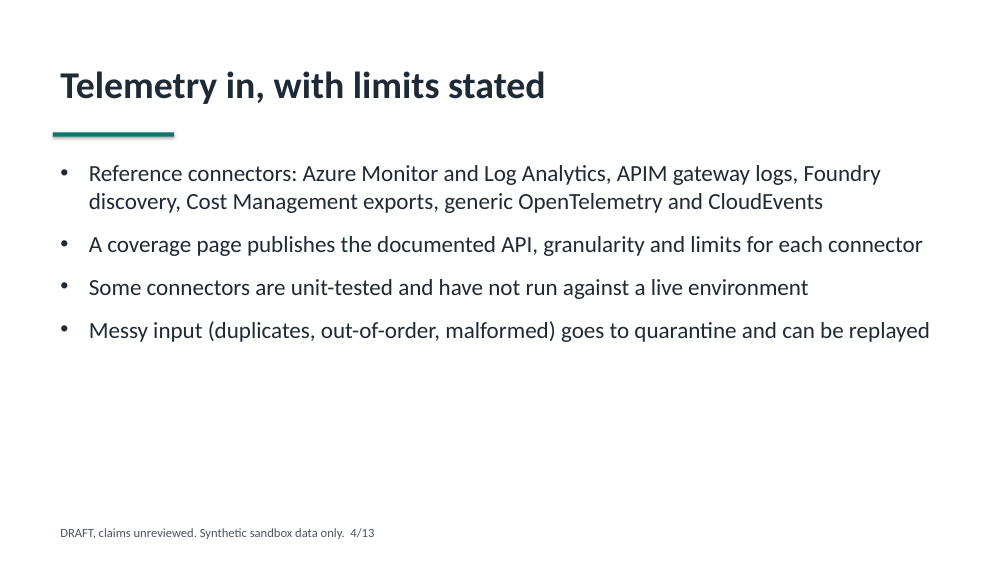
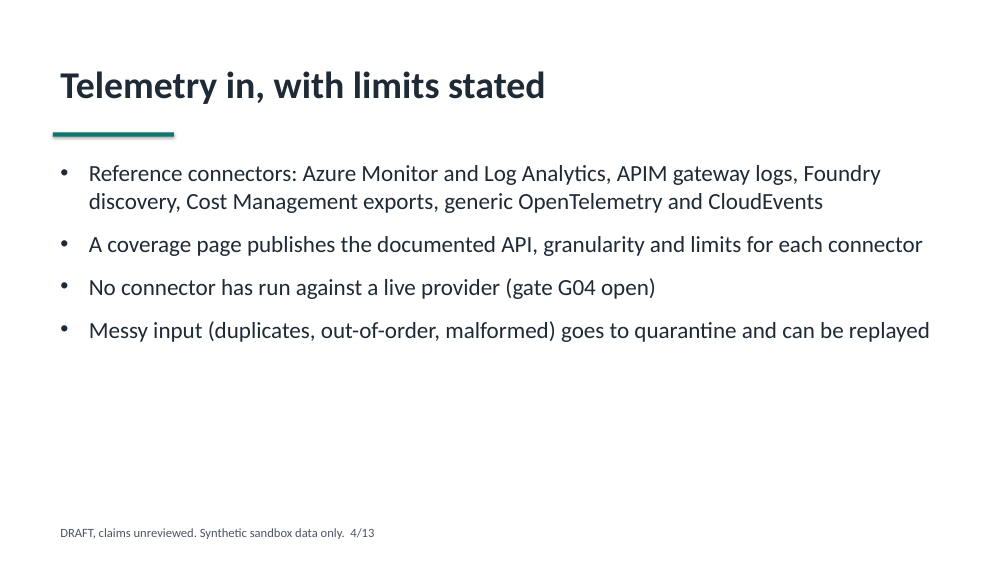
Before and after one commit to fgarofalo56/neurosphere, a slide deck: slide 4 of marketing/deck/neurosphere-walking-deck.pptx. Drawn at 1008x567 pixels with LibreOffice and Linux fonts; fonts in the diff are those of the drawing. Boxes give left, top, right and bottom in pixels: in the first picture for what was removed or moved away, otherwise in the second. Text is boxed around its words. In the diff, an @@ line names an element or a change of style, - is before the commit and + after.

```diff
--- a/marketing/deck/neurosphere-walking-deck.pptx
+++ b/marketing/deck/neurosphere-walking-deck.pptx
@@ text at <box>89,278,656,299</box>: text changed @@
-• Some connectors are unit-tested and have not run against a live environment
+• No connector has run against a live provider (gate G04 open)
```
Also in this commit, not shown: 3 other slides changed, 12 other files.
